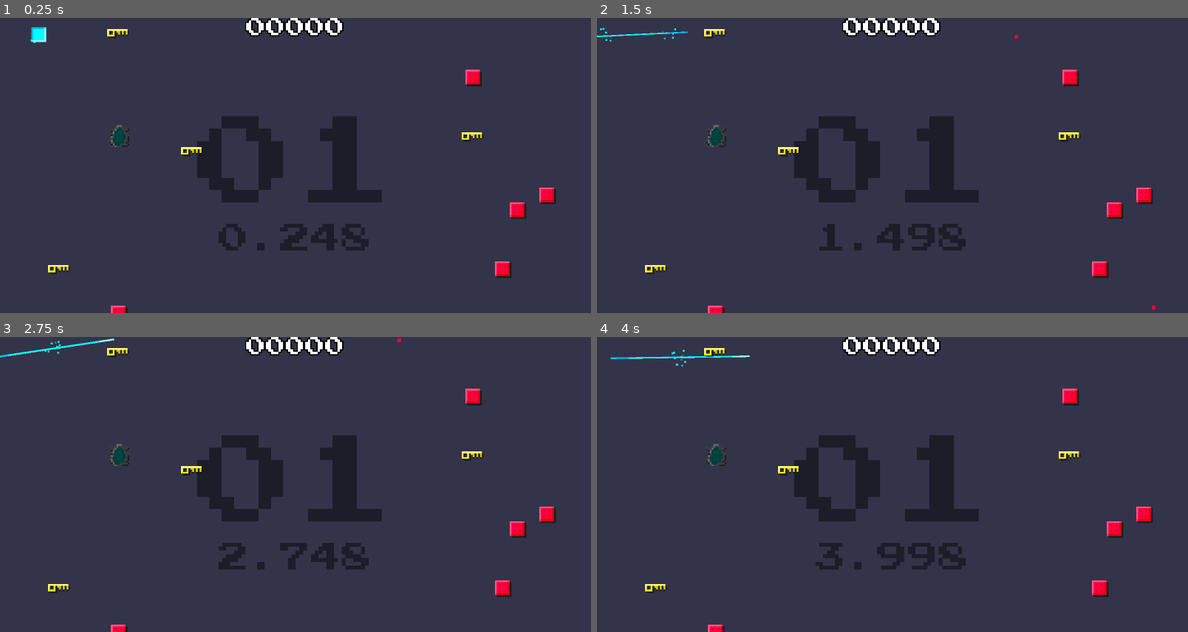
Above: before the commit, frames 1-4 (two rows, left to right).
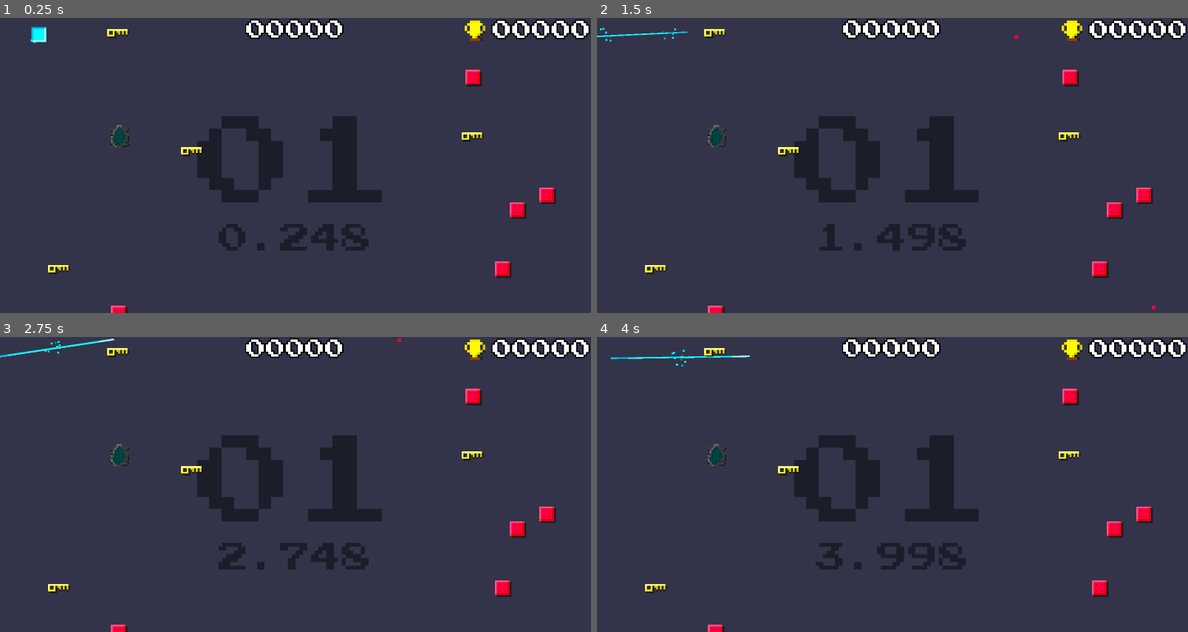
Above: after the commit, the same moments.

Repository: veprogames/gododger
Game: Godot game, scene res://level/level.tscn
Same seed, same stepped clock (60 frames per second), same inputs: the game is played once before the commit and once after it.
Inputs (mouse positions are in pixels of both pictures, inside the frame that each line leads up to):
- Up to frame 1 (0.25 s): no input
- Up to frame 2 (1.5 s): move the mouse to (922, 165) at 0.52 s; move the mouse to (862, 165) at 1.27 s
- Up to frame 3 (2.75 s): move the mouse to (307, 478) at 2.02 s
- Up to frame 4 (4 s): move the mouse to (886, 490) at 2.77 s; move the mouse to (933, 487) at 3.52 s

The runs differ from the first frame. In frame 1, 1.6% of the frame differs, in the area x 41-100%, y 0-8%; in frame 2, 1.6%; in frame 3, 1.6%; in frame 4, 1.6%.

Commit message:
add highscore

Diff:
--- a/level/level.gd
+++ b/level/level.gd
@@ -3,10 +3,12 @@
 
 signal level_changed(level: int)
 signal everything_collected()
+signal game_restarted(highscore: int)
 
 @export var level := 0
 var elapsed := 0.0
 var score_multiplier := 1.0
+var highscore := 0
 
 @onready var spawner := $EnemySpawner as EnemySpawner
 @onready var container_objects := $Objects
@@ -45,12 +47,14 @@
 
 
 func _on_player_died() -> void:
+	highscore = max(get_score(), highscore)
 	level = 0
 	elapsed = 0
 	score_multiplier = 1.0
 	keys_left = []
 	emit_signal("level_changed", level)
 	spawn_current_level()
+	game_restarted.emit(highscore)
 
 func _on_enemy_spawner_key_spawned(key) -> void:
 	container_keys.add_child.call_deferred(key)
--- a/ui/ui.gd
+++ b/ui/ui.gd
@@ -4,10 +4,13 @@
 @onready var label_level := $LabelLevel as Label
 @onready var label_timer := $LabelTimer as Label
 @onready var label_score := $LabelScore as Label
+@onready var label_highscore := $HBoxContainer/LabelHighscore as Label
 
 func _ready() -> void:
+	update_highscore(0)
 	label_level.text = "%02d" % (level.level + 1)
 	level.connect("level_changed", _on_level_changed)
+	level.game_restarted.connect(update_highscore)
 
 func _process(_delta: float) -> void:
 	label_timer.text = "%.3f" % level.elapsed
@@ -15,3 +18,6 @@
 
 func _on_level_changed(current_level: int) -> void:
 	label_level.text = "%02d" % (current_level + 1)
+
+func update_highscore(highscore: int) -> void:
+	label_highscore.text = "%05d" % highscore
--- a/ui/ui.tscn
+++ b/ui/ui.tscn
@@ -1,8 +1,11 @@
-[gd_scene load_steps=4 format=3 uid="uid://bu1132gssq8ij"]
+[gd_scene load_steps=6 format=3 uid="uid://bu1132gssq8ij"]
 
 [ext_resource type="Script" path="res://ui/ui.gd" id="1_rpnsq"]
 [ext_resource type="Theme" uid="uid://ksirgeh6ekw" path="res://ui_bg_theme.tres" id="2_pe3km"]
 [ext_resource type="Theme" uid="uid://dpvtn5h8ykqux" path="res://ui_theme.tres" id="2_whjhw"]
+[ext_resource type="Texture2D" uid="uid://blw4t3rmx435y" path="res://ui/highscore.png" id="4_mctbh"]
+
+[sub_resource type="StyleBoxEmpty" id="StyleBoxEmpty_crwri"]
 
 [node name="UI" type="CanvasLayer"]
 layer = -1
@@ -44,9 +47,10 @@
 anchors_preset = 5
 anchor_left = 0.5
 anchor_right = 0.5
-offset_left = -20.0
-offset_right = 20.0
-offset_bottom = 26.0
+offset_left = -32.0
+offset_top = 8.0
+offset_right = 32.0
+offset_bottom = 75.0
 grow_horizontal = 2
 theme = ExtResource("2_whjhw")
 theme_override_colors/font_outline_color = Color(0, 0, 0, 1)
@@ -54,3 +58,32 @@
 theme_override_font_sizes/font_size = 64
 text = "0"
 horizontal_alignment = 1
+
+[node name="HBoxContainer" type="HBoxContainer" parent="."]
+anchors_preset = 1
+anchor_left = 1.0
+anchor_right = 1.0
+offset_left = -155.0
+offset_top = 8.0
+offset_bottom = 75.0
+grow_horizontal = 0
+
+[node name="TextureRect" type="TextureRect" parent="HBoxContainer"]
+texture_filter = 1
+layout_mode = 2
+texture = ExtResource("4_mctbh")
+expand_mode = 2
+
+[node name="HSeparator" type="HSeparator" parent="HBoxContainer"]
+custom_minimum_size = Vector2(16, 0)
+layout_mode = 2
+theme_override_styles/separator = SubResource("StyleBoxEmpty_crwri")
+
+[node name="LabelHighscore" type="Label" parent="HBoxContainer"]
+layout_mode = 2
+theme = ExtResource("2_whjhw")
+theme_override_colors/font_outline_color = Color(0, 0, 0, 1)
+theme_override_constants/outline_size = 16
+theme_override_font_sizes/font_size = 64
+text = "0"
+horizontal_alignment = 1
Binary file added: ui/highscore.png
Not shown, added: ui/highscore.png.import
